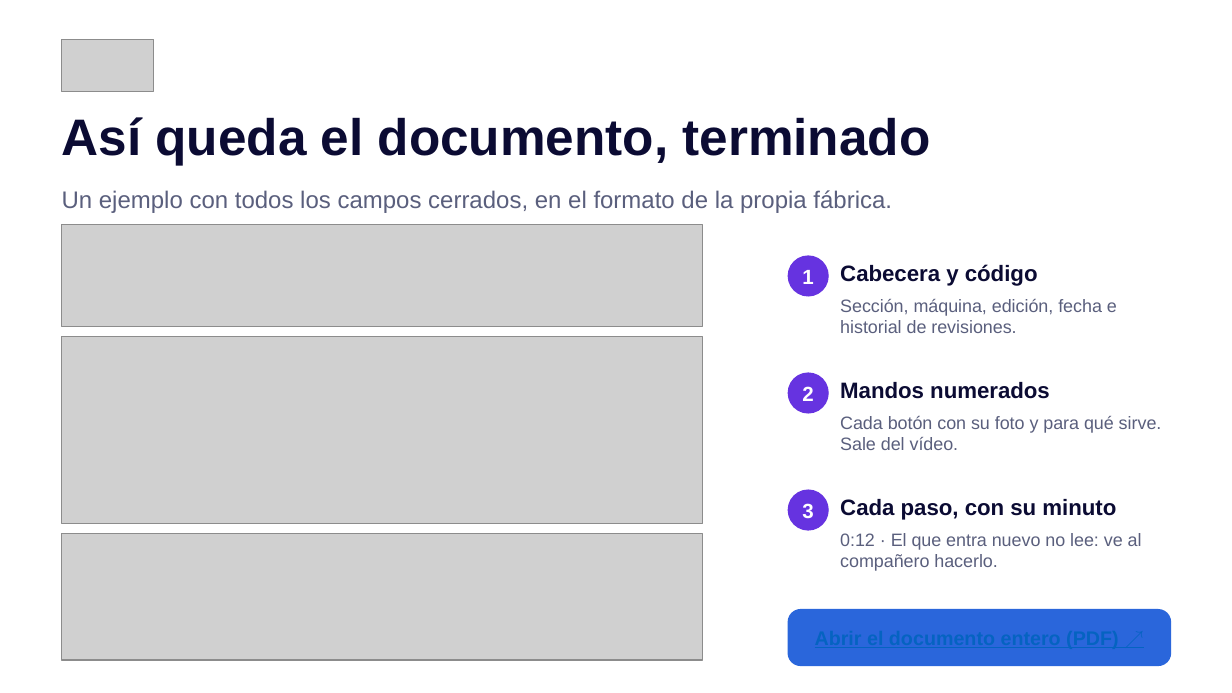
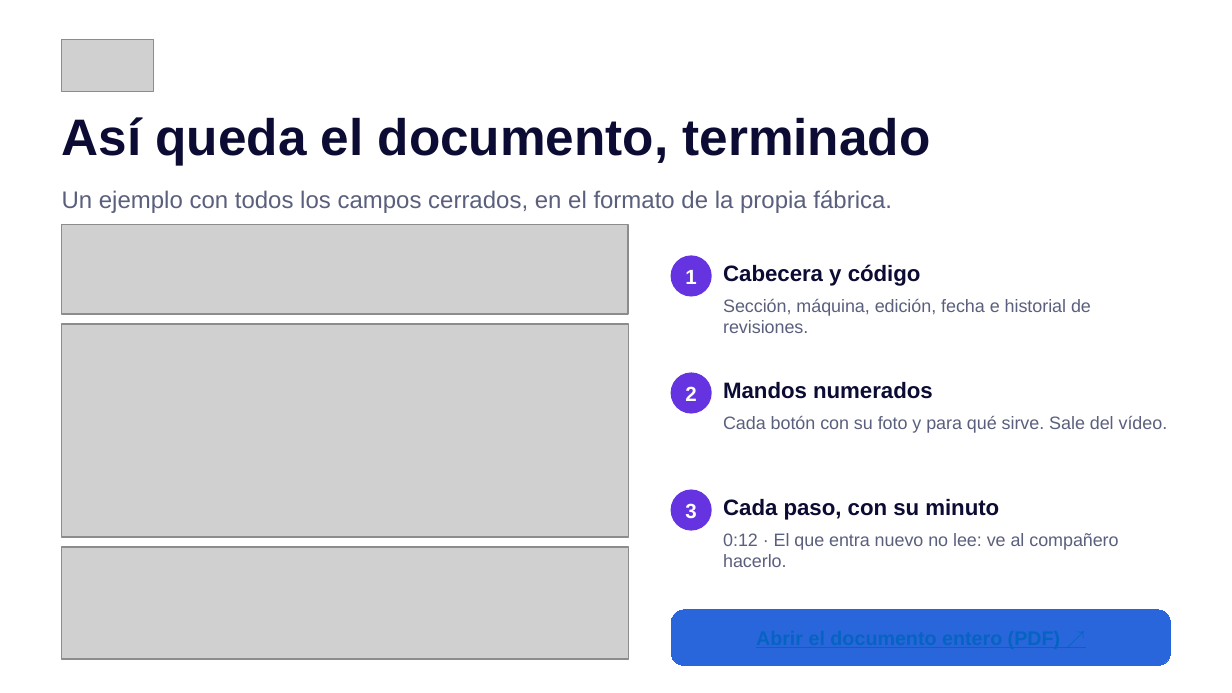
Before and after one commit to L1yac/mapealo, a slide deck: slide 6 of demo-ale/DEMO-MAPEALO.pptx. Drawn at 1232x693 pixels with LibreOffice and Linux fonts; fonts in the diff are those of the drawing; grey boxes stand for pictures. Boxes give left, top, right and bottom in pixels: in the first picture for what was removed or moved away, otherwise in the second. Text is boxed around its words. In the diff, an @@ line names an element or a change of style, - is before the commit and + after.

```diff
--- a/demo-ale/DEMO-MAPEALO.pptx
+++ b/demo-ale/DEMO-MAPEALO.pptx
@@ picture: place and size @@
-picture at (62,224,702,326)
+picture at (62,224,628,314)
@@ text "Cabecera y código": place and size @@
-text "Cabecera y código" at (840,264,1038,286)
+text "Cabecera y código" at (723,264,921,286)
@@ text "Sección, máquina, edición, fecha e ..." rewrapped from (840,299,1117,333) to (723,299,1091,333) @@
@@ picture: place and size @@
-picture at (62,336,702,524)
+picture at (62,324,628,537)
@@ text "Mandos numerados": place and size @@
-text "Mandos numerados" at (840,382,1050,399)
+text "Mandos numerados" at (723,382,933,399)
@@ text "Cada botón con su foto ..." rewrapped from (840,416,1162,450) to (723,416,1168,433) @@
@@ 3 texts, 3 ellipses: place and size @@
-3 texts, 3 ellipses at (788,256,828,530)
+3 texts, 3 ellipses at (671,256,711,530)
@@ text "Cada paso, con su minuto": place and size @@
-text "Cada paso, con su minuto" at (840,499,1116,520)
+text "Cada paso, con su minuto" at (723,499,999,520)
@@ text "0:12 · El que entra ..." rewrapped from (840,533,1142,571) to (723,533,1118,567) @@
@@ picture: place and size @@
-picture at (62,533,702,660)
+picture at (62,547,628,659)
@@ rounded rectangle: place and size @@
-rounded rectangle at (788,610,1170,665)
+rounded rectangle at (671,610,1170,665)
@@ rounded rectangle at (671,610,1170,665): outline #2A66DB 1 pt to #2A66DB 0.75 pt @@
```
Also in this commit, not shown: 4 other slides changed.
